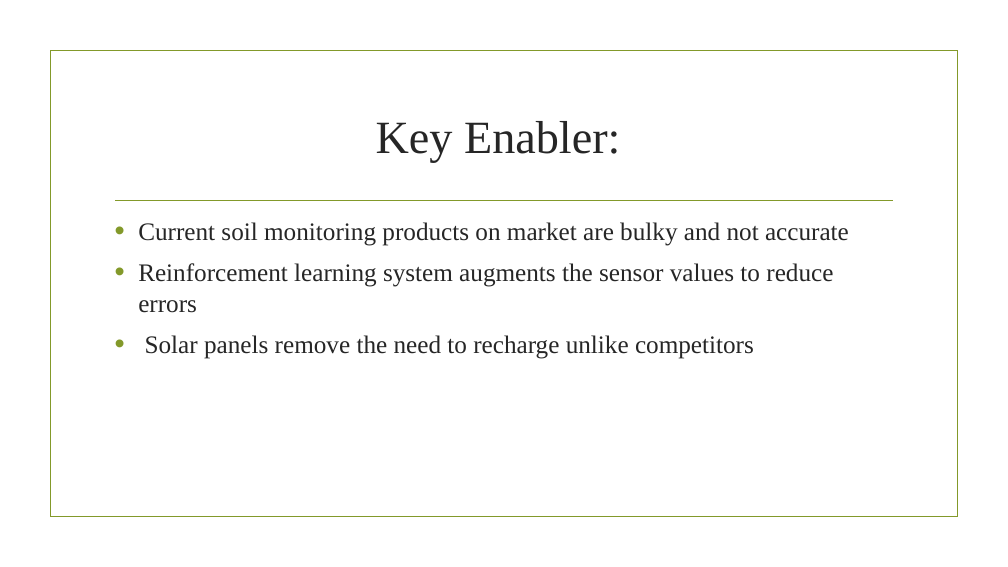
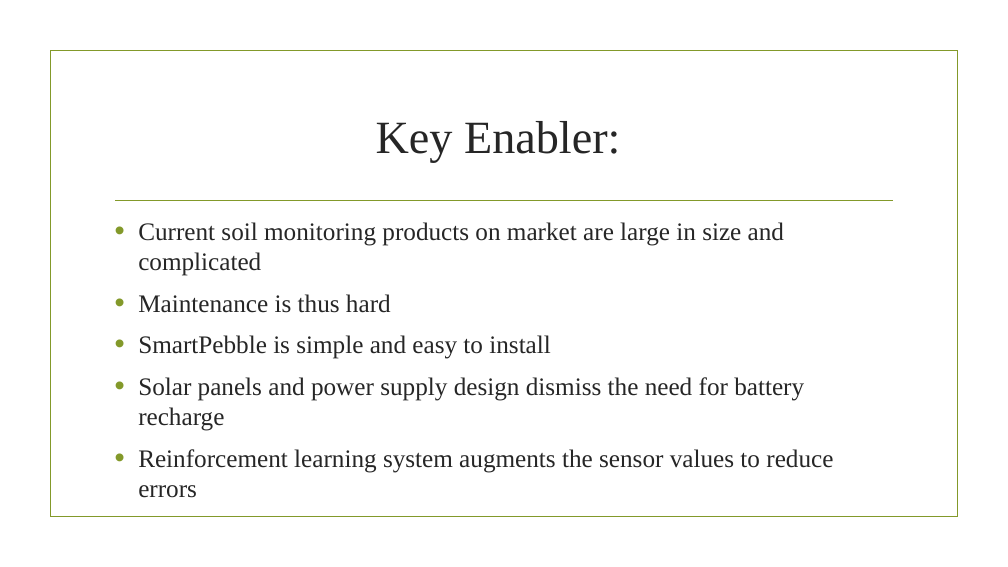
Before and after one commit to johnkmj/tufts_comp50_shared, a slide deck: slide 5 of HW1.pptx. Drawn at 1008x567 pixels with LibreOffice and Linux fonts; fonts in the diff are those of the drawing; background and template pictures are left out. Boxes give left, top, right and bottom in pixels: in the first picture for what was removed or moved away, otherwise in the second. Text is boxed around its words. In the diff, an @@ line names an element or a change of style, - is before the commit and + after.

```diff
--- a/HW1.pptx
+++ b/HW1.pptx
@@ text at box(138, 222, 804, 431): text changed @@
-• Current soil monitoring products on market are bulky and not accurate
+• Current soil monitoring products on market are large in size and complicated
+• Maintenance is thus hard
+• SmartPebble is simple and easy to install
+• Solar panels and power supply design dismiss the need for battery recharge
@@ text at box(145, 335, 754, 359): paragraph removed @@
-• Solar panels remove the need to recharge unlike competitors
```
Also in this commit, not shown: 3 other slides changed.
